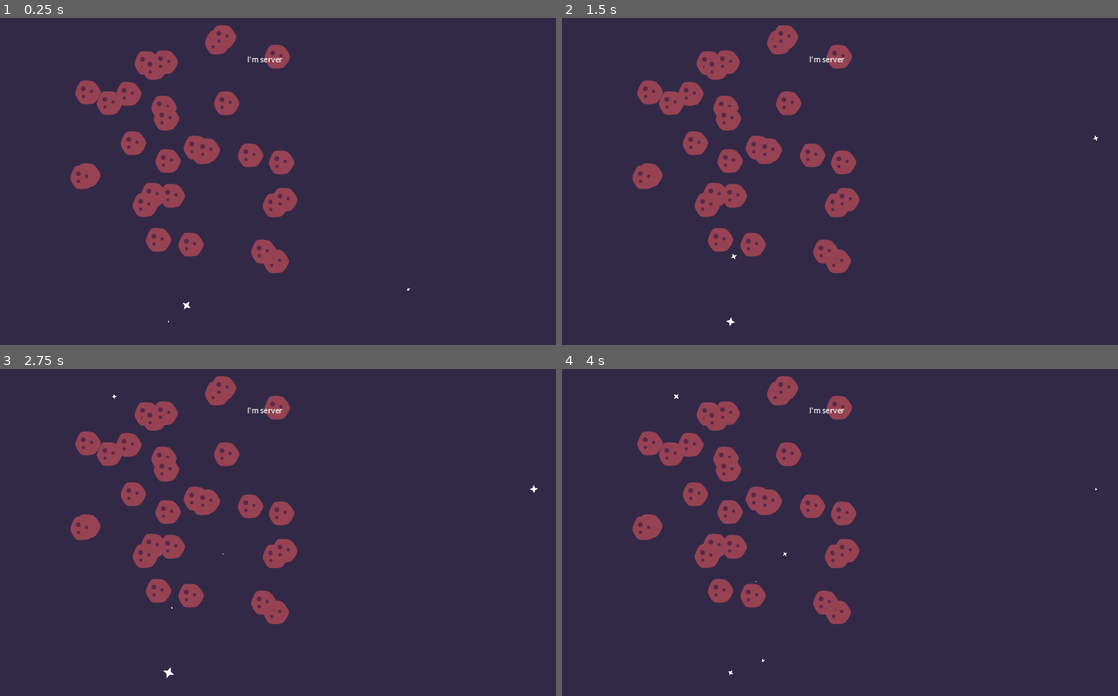
Above: before the commit, frames 1-4 (two rows, left to right).
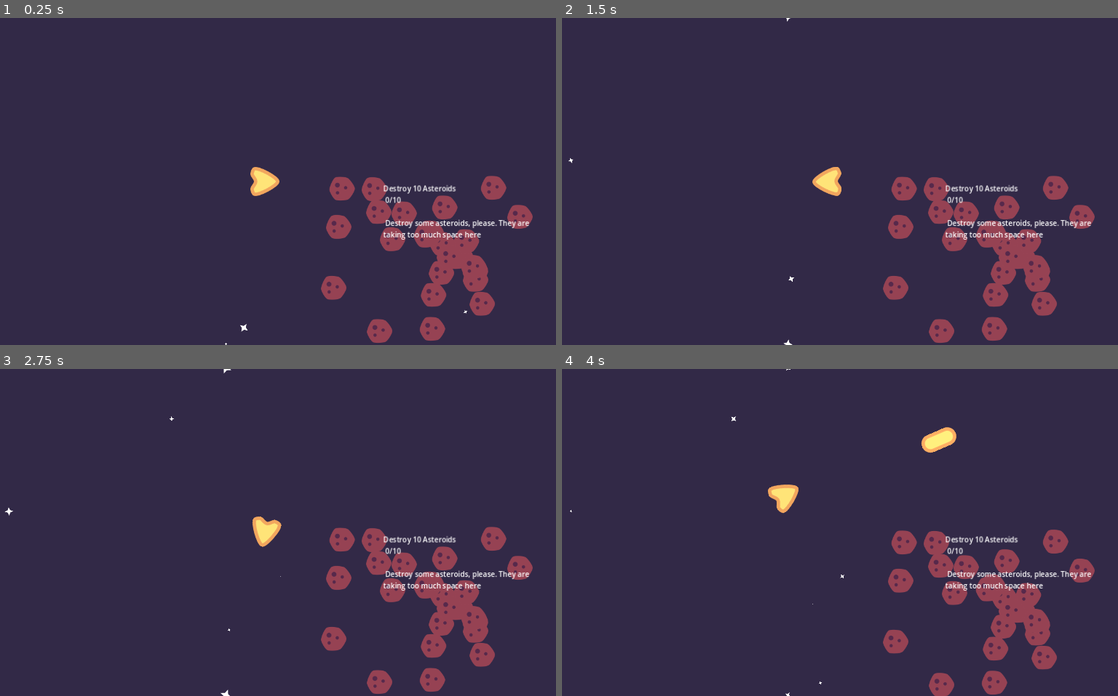
Above: after the commit, the same moments.

Repository: PacktPublishing/The-Essential-Guide-to-Creating-Multiplayer-Games-with-Godot-4.0
Game: Godot game, scene res://09.prototyping-space-adventure/Levels/World.tscn
Two runs of this game, one before a commit and one after it. Both use one fixed random seed, a clock stepped at 60 frames per second and the inputs below. The project has no main scene, so this scene is started directly.
Inputs (mouse positions are in pixels of both pictures, inside the frame that each line leads up to):
- Up to frame 1 (0.25 s): no input
- Up to frame 2 (1.5 s): tap Enter at 0.5 s; move the mouse to (956, 165) at 0.52 s; hold D (move_right) 0.53-1.28 s; tap F (interact) at 0.6, 1.35 s; click (956, 165) at 0.67 s; tap Space (jump) at 0.77 s; move the mouse to (712, 197) at 1.27 s; hold S (move_down) from 1.28 s (still down)
- Up to frame 3 (2.75 s): tap Space (jump) at 1.52 s; move the mouse to (322, 460) at 2.02 s; release S (move_down) at 2.03 s; hold D (move_right) from 2.03 s (still down); tap F (interact) at 2.1 s
- Up to frame 4 (4 s): tap Space (jump) at 2.75, 3.02, 3.77 s; move the mouse to (795, 597) at 2.77 s; release D (move_right) at 2.78 s; hold W (move_up) 2.78-3.53 s; tap F (interact) at 2.85, 3.6 s; click (795, 597) at 2.92 s; move the mouse to (1001, 581) at 3.52 s; hold A (move_left) from 3.53 s (still down)

The runs differ from the first frame. In frame 1, 13% of the frame differs, in the area x 12-96%, y 2-100%; in frame 2, 13%; in frame 3, 13%; in frame 4, 13%, in the area x 1-97%, y 0-100%.

Commit message:
Create starter Topdown Adventure prorotype
This is the project readers should start with, it's the local gameplay version of the previous project

Diff:
--- a/source/09.prototyping-space-adventure/Actors/Player/Player2D.gd
+++ b/source/09.prototyping-space-adventure/Actors/Player/Player2D.gd
@@ -11,21 +11,9 @@
 @onready var camera = $Camera2D
 
 
-@rpc("any_peer", "call_local")
-func setup_multiplayer(player_id):
-	var self_id = multiplayer.get_unique_id()
-	var is_player = self_id == player_id
-	camera.enabled = is_player
-	if is_player:
-		camera.make_current()
-	set_multiplayer_authority(player_id)
-	set_process(is_player)
-	set_physics_process(is_player)
-
-
 func _process(delta):
 	if Input.is_action_pressed(shoot_action):
-		weapon.rpc("fire")
+		weapon.fire()
 
 
 func _physics_process(delta):
--- a/source/09.prototyping-space-adventure/Actors/Player/Player2D.tscn
+++ b/source/09.prototyping-space-adventure/Actors/Player/Player2D.tscn
@@ -12,20 +12,6 @@
 
 [sub_resource type="CircleShape2D" id="CircleShape2D_lehnl"]
 radius = 32.0
-
-[sub_resource type="SceneReplicationConfig" id="SceneReplicationConfig_evc82"]
-properties/0/path = NodePath(".:position")
-properties/0/spawn = true
-properties/0/sync = true
-properties/1/path = NodePath(".:top_level")
-properties/1/spawn = true
-properties/1/sync = true
-properties/2/path = NodePath("Spaceship:position")
-properties/2/spawn = true
-properties/2/sync = true
-properties/3/path = NodePath("Spaceship:rotation")
-properties/3/spawn = true
-properties/3/sync = true
 
 [node name="Player" type="Node2D"]
 script = ExtResource("1_1p2et")
@@ -55,10 +41,6 @@
 [node name="CameraRemoteTransform2D" type="RemoteTransform2D" parent="Spaceship"]
 remote_path = NodePath("../../Camera2D")
 
-[node name="MultiplayerSynchronizer" type="MultiplayerSynchronizer" parent="." groups=["sync"]]
-replication_config = SubResource("SceneReplicationConfig_evc82")
-visibility_update_mode = 1
-
 [node name="Camera2D" type="Camera2D" parent="."]
 position_smoothing_enabled = true
 drag_horizontal_enabled = true
--- a/source/09.prototyping-space-adventure/Levels/World.gd
+++ b/source/09.prototyping-space-adventure/Levels/World.gd
@@ -1,37 +1,13 @@
 extends Node
 
+@onready var asteroid_spawner = $Asteroids
+@onready var player_spawner = $Players
 
 func _ready():
-	if not is_multiplayer_authority():
-		await(get_tree().create_timer(0.1).timeout)
-		rpc_id(1, "create_spaceship")
-		rpc_id(1, "sync_world")
-	else:
-		for i in 30:
-			var asteroid = $Asteroids.spawn()
-			asteroid.global_position += Vector2.RIGHT.rotated(randf_range(0, TAU)) * randf_range(-300, 300)
+	for i in 30:
+		asteroid_spawner.spawn()
+	create_spaceship()
 
 
-# Server
-@rpc("any_peer", "call_remote")
 func create_spaceship():
-	var player_id = multiplayer.get_remote_sender_id()
-	var spaceship = preload("res://09.prototyping-space-adventure/Actors/Player/Player2D.tscn").instantiate()
-	spaceship.name = str(player_id)
-	$Players.add_child(spaceship)
-	await(get_tree().create_timer(0.1).timeout)
-	spaceship.rpc("setup_multiplayer", player_id)
-
-
-# Server
-@rpc("any_peer", "call_local")
-func sync_world():
-	var player_id = multiplayer.get_remote_sender_id()
-	get_tree().call_group("sync", "set_visibility_for", player_id, true)
-	Quests.rpc_id(player_id, "retrieve_quests")
-
-
-# Call locally when the MultiplayerSpawner creates a new Node
-func _on_player_spawner_spawned(node):
-	if node.has_method("setup_multiplayer"):
-		node.rpc("setup_multiplayer", int(str(node.name)))
+	player_spawner.spawn()
--- a/source/09.prototyping-space-adventure/Levels/World.tscn
+++ b/source/09.prototyping-space-adventure/Levels/World.tscn
@@ -2,18 +2,11 @@
 
 [ext_resource type="Script" path="res://09.prototyping-space-adventure/Levels/World.gd" id="1_4v41m"]
 [ext_resource type="PackedScene" uid="uid://ctg86xypep676" path="res://09.prototyping-space-adventure/Recipes/Spawner/Spawner2D.tscn" id="2_not0y"]
+[ext_resource type="PackedScene" uid="uid://cv00gxfi4qouw" path="res://09.prototyping-space-adventure/Recipes/Spawner/RadialSpawner2d.tscn" id="2_yodqh"]
 [ext_resource type="PackedScene" uid="uid://ixmsjsthni07" path="res://09.prototyping-space-adventure/Objects/Asteroid/Asteroid.tscn" id="3_c1w0w"]
-[ext_resource type="PackedScene" uid="uid://bgqhmuqytc84e" path="res://09.prototyping-space-adventure/Authentication.tscn" id="4_vs03a"]
+[ext_resource type="PackedScene" uid="uid://b230ar4eqdp0p" path="res://09.prototyping-space-adventure/Actors/Player/Player2D.tscn" id="4_iadtc"]
 [ext_resource type="PackedScene" uid="uid://cv516c45jx5rx" path="res://09.prototyping-space-adventure/Quests/QuestPanel.tscn" id="5_tt3bh"]
 [ext_resource type="Texture2D" uid="uid://bg1omk7qhoi2j" path="res://09.prototyping-space-adventure/Levels/Star.svg" id="6_qxfj5"]
-
-[sub_resource type="GDScript" id="GDScript_675aw"]
-script/source = "extends Label
-
-
-func _ready():
-	visible = multiplayer.get_unique_id() == 1
-"
 
 [sub_resource type="Curve" id="Curve_xtohv"]
 _data = [Vector2(0, 0), 0.0, 0.0, 0, 0, Vector2(0.5, 1), 0.0, 0.0, 0, 0, Vector2(1, 0), 0.0, 0.0, 0, 0]
@@ -40,32 +33,13 @@
 [node name="Main" type="Node"]
 script = ExtResource("1_4v41m")
 
-[node name="Asteroids" parent="." instance=ExtResource("2_not0y")]
-position = Vector2(508, 296)
+[node name="Asteroids" parent="." instance=ExtResource("2_yodqh")]
+position = Vector2(640, 360)
 spawn_scene = ExtResource("3_c1w0w")
 
-[node name="Players" type="Marker2D" parent="."]
-
-[node name="Authentication" parent="." instance=ExtResource("4_vs03a")]
-
-[node name="AsteroidsSpawner" type="MultiplayerSpawner" parent="."]
-_spawnable_scenes = PackedStringArray("res://09.prototyping-space-adventure/Objects/Asteroid/Asteroid.tscn")
-spawn_path = NodePath("../Asteroids")
-
-[node name="PlayerSpawner" type="MultiplayerSpawner" parent="."]
-_spawnable_scenes = PackedStringArray("res://09.prototyping-space-adventure/Actors/Player/Player2D.tscn")
-spawn_path = NodePath("../Players")
-
-[node name="Label" type="Label" parent="."]
-visible = false
-anchors_preset = 10
-anchor_right = 1.0
-offset_top = 80.0
-offset_bottom = 106.0
-grow_horizontal = 2
-text = "I'm server"
-horizontal_alignment = 1
-script = SubResource("GDScript_675aw")
+[node name="Players" parent="." instance=ExtResource("2_not0y")]
+position = Vector2(220, 196)
+spawn_scene = ExtResource("4_iadtc")
 
 [node name="InterfaceCanvasLayer" type="CanvasLayer" parent="."]
 layer = 2
@@ -109,5 +83,3 @@
 texture = ExtResource("6_qxfj5")
 lifetime = 8.0
 preprocess = 4.0
-
-[connection signal="spawned" from="PlayerSpawner" to="." method="_on_player_spawner_spawned"]
--- a/source/09.prototyping-space-adventure/Objects/Asteroid/Asteroid.gd
+++ b/source/09.prototyping-space-adventure/Objects/Asteroid/Asteroid.gd
@@ -18,7 +18,7 @@
 
 
 @rpc("any_peer", "call_local")
-func damage_taken(damage):
+func apply_damage(damage):
 	health -= damage
 	if health < 1:
 		rpc("explode")
@@ -27,7 +27,7 @@
 
 
 func _on_hurt_area_2d_damage_taken(damage):
-	rpc_id(1, "damage_taken", damage)
+	rpc_id(1, "apply_damage", damage)
 
 
 func _on_animation_player_animation_finished(anim_name):
--- a/source/09.prototyping-space-adventure/Objects/Asteroid/Asteroid.tscn
+++ b/source/09.prototyping-space-adventure/Objects/Asteroid/Asteroid.tscn
@@ -233,17 +233,6 @@
 [sub_resource type="PhysicsMaterial" id="PhysicsMaterial_l1uus"]
 bounce = 0.2
 
-[sub_resource type="CircleShape2D" id="CircleShape2D_vwcgq"]
-radius = 29.0172
-
-[sub_resource type="SceneReplicationConfig" id="SceneReplicationConfig_0bcmk"]
-properties/0/path = NodePath(".:position")
-properties/0/spawn = true
-properties/0/sync = true
-properties/1/path = NodePath(".:top_level")
-properties/1/spawn = true
-properties/1/sync = true
-
 [node name="Asteroid" type="Node2D"]
 process_priority = -1
 material = ExtResource("1_6nhu5")
@@ -269,34 +258,19 @@
 team = 2
 
 [node name="CollisionShape2D" type="CollisionShape2D" parent="HitArea2D"]
-visible = false
 shape = SubResource("7")
 
 [node name="HurtArea2D" parent="." instance=ExtResource("3")]
 team = 2
 
 [node name="CollisionShape2D" type="CollisionShape2D" parent="HurtArea2D"]
-visible = false
 shape = SubResource("3")
 
 [node name="StaticBody2D" type="StaticBody2D" parent="."]
 physics_material_override = SubResource("PhysicsMaterial_l1uus")
 
 [node name="CollisionShape2D" type="CollisionShape2D" parent="StaticBody2D"]
-visible = false
 shape = SubResource("3")
-
-[node name="HitArea2D2" parent="." instance=ExtResource("1")]
-damage = 3
-
-[node name="CollisionShape2D" type="CollisionShape2D" parent="HitArea2D2"]
-visible = false
-shape = SubResource("CircleShape2D_vwcgq")
-disabled = true
-
-[node name="MultiplayerSynchronizer" type="MultiplayerSynchronizer" parent="." groups=["sync"]]
-replication_config = SubResource("SceneReplicationConfig_0bcmk")
-public_visibility = false
 
 [node name="QuestProgress" parent="." instance=ExtResource("6_ocy4h")]
 
--- a/source/09.prototyping-space-adventure/Objects/Weapon/Weapon2D.gd
+++ b/source/09.prototyping-space-adventure/Objects/Weapon/Weapon2D.gd
@@ -13,5 +13,5 @@
 func fire():
 	if timer.is_stopped():
 		animation_player.play("fire")
-		var bullet = spawner.spawn(bullet_scene)
+		spawner.spawn(bullet_scene)
 		timer.start(1.0 / fire_rate)
--- /dev/null
+++ b/source/09.prototyping-space-adventure/Quests/PlayerProgress.json
@@ -0,0 +1,6 @@
+{
+  "asteroid_1": {
+	"completed": false,
+	"progress": 0
+  }
+}
--- a/source/09.prototyping-space-adventure/Quests/PlayerProgressDatabase.json
+++ /dev/null
@@ -1,14 +0,0 @@
-{
-   "user1":{
-	  "asteroid_1":{
-		 "completed":false,
-		 "progress":0
-	  }
-   },
-   "user2":{
-	  "asteroid_1":{
-		 "completed":true,
-		 "progress":10
-	  }
-   }
-}
--- a/source/09.prototyping-space-adventure/Quests/QuestDatabase.gd
+++ b/source/09.prototyping-space-adventure/Quests/QuestDatabase.gd
@@ -1,128 +1,72 @@
 extends Node
+
+@export_file("QuestDatabase.json") var quest_database_file_path = "res://09.prototyping-space-adventure/Quests/QuestDatabase.json"
+@export_file("PlayerProgress.json") var player_progress_file_path = "res://09.prototyping-space-adventure/Quests/PlayerProgress.json"
 
 
 var quest_database = {}
-var player_database = {}
+var progress_database = {}
 
 func _ready():
-	if multiplayer.get_unique_id() == 1:
-		load_database()
+	load_database()
 
 
-func _notification(what):
-	if what == NOTIFICATION_WM_CLOSE_REQUEST:
-		if multiplayer.get_unique_id() == 1:
-			store_progress()
+func _notification(notification):
+	if notification == NOTIFICATION_WM_CLOSE_REQUEST:
+		store_database()
 
 
 func load_database():
-	var quest_database_file = FileAccess.open("res://09.prototyping-space-adventure/Quests/QuestDatabase.json", FileAccess.READ)
+	var quest_database_file = FileAccess.open(quest_database_file_path, FileAccess.READ)
 	quest_database = JSON.parse_string(quest_database_file.get_as_text())
 	quest_database_file.close()
-	var player_database_file = FileAccess.open("res://09.prototyping-space-adventure/Quests/PlayerProgressDatabase.json", FileAccess.READ)
-	player_database = JSON.parse_string(player_database_file.get_as_text())
-	player_database_file.close()
+	var progress_database_file = FileAccess.open(player_progress_file_path, FileAccess.READ)
+	progress_database = JSON.parse_string(progress_database_file.get_as_text())
+	progress_database_file.close()
 
 
-func request_quest_data(quest_id):
-	rpc_id(1, "get_quest_data", quest_id)
+func store_database():
+	var progress_database_json = JSON.stringify(progress_database)
+	var progress_database_file = FileAccess.open(player_progress_file_path, FileAccess.WRITE)
+
+	progress_database_file.store_string(progress_database_json)
+	progress_database_file.close()
 
 
-func request_player_data(player_id):
-	rpc_id(1, "get_player_data", player_id)
-
-
-# Client
-@rpc("authority", "call_remote")
-func add_quest_data(quest_id, quest_data):
-	quest_database[quest_id] = quest_data
-
-
-# Client
-@rpc("authority", "call_remote")
-func add_player_data(player_id, player_data):
-	player_database[player_id] = player_data
-
-
-# Server
-@rpc("any_peer", "call_remote")
-func get_quest_data(quest_id):
-	if not is_multiplayer_authority():
-		return
-	var requester_id = multiplayer.get_remote_sender_id()
-	var quest_data = quest_database[quest_id]
-	rpc_id(requester_id, "add_quest_data", quest_id, quest_data)
-	return quest_data
-
-
-# Server
-@rpc("any_peer", "call_remote")
-func get_player_data(player_id):
-	if not is_multiplayer_authority():
-		return
-	var requester_id = multiplayer.get_remote_sender_id()
-	var player_data = player_database[player_id]
-	rpc_id(requester_id, "add_quest_data", player_id, player_data)
-	return player_data
-
-
-@rpc("any_peer", "call_remote")
-func get_player_quests(player_id):
-	if not is_multiplayer_authority():
-		return
-	var requester_id = multiplayer.get_remote_sender_id()
-	var quest_data = {}
-	for quest in player_database[player_id]:
+func get_player_quests():
+	var quests = {}
+	for quest in progress_database:
+		var quest_data = {}
 		quest_data["id"] = quest
 		quest_data["title"] = get_title(quest)
 		quest_data["description"] = get_description(quest)
 		quest_data["target_amount"] = get_target_amount(quest)
-		quest_data["current_amount"] = get_progress(player_id, quest)
-		quest_data["completed"] = get_completion(player_id, quest)
-		Quests.rpc_id(requester_id, "create_quest", quest_data)
+		quest_data["current_amount"] = get_progress(quest)
+		quest_data["completed"] = get_completion(quest)
+		quests[quest] = quest_data
+	return quests
 
 
-@rpc("any_peer", "call_remote")
 func update_player_progress(player_id, quest_id, current_amount, completed):
-	if not is_multiplayer_authority():
-		return
-	player_database[player_id][quest_id]["progress"] = current_amount
-	player_database[player_id][quest_id]["completed"] = completed
-
-
-func store_progress():
-	var player_database_json = JSON.stringify(player_database)
-	var player_database_file = FileAccess.open("res://09.prototyping-space-adventure/Quests/PlayerProgressDatabase.json", FileAccess.WRITE)
-
-	player_database_file.store_string(player_database_json)
-	player_database_file.close()
+	progress_database[player_id][quest_id]["progress"] = current_amount
+	progress_database[player_id][quest_id]["completed"] = completed
 
 
 func get_title(quest_id):
-	if not quest_database.has(quest_id):
-		request_quest_data(quest_id)
 	return quest_database[quest_id]["title"]
 
 
 func get_description(quest_id):
-	if not quest_database.has(quest_id):
-		request_quest_data(quest_id)
 	return quest_database[quest_id]["description"]
 
 
 func get_target_amount(quest_id):
-	if not quest_database.has(quest_id):
-		request_quest_data(quest_id)
 	return quest_database[quest_id]["target_amount"]
 
 
-func get_progress(player_id, quest_id):
-	if not player_database.has(player_id):
-		request_player_data(player_id)
-	return player_database[player_id][quest_id]["progress"]
+func get_progress(quest_id):
+	return progress_database[quest_id]["progress"]
 
 
-func get_completion(player_id, quest_id):
-	if not player_database.has(player_id):
-		request_player_data(player_id)
-	return player_database[player_id][quest_id]["completed"]
+func get_completion(quest_id):
+	return progress_database[quest_id]["completed"]
--- a/source/09.prototyping-space-adventure/Quests/QuestPanel.gd
+++ b/source/09.prototyping-space-adventure/Quests/QuestPanel.gd
@@ -3,6 +3,7 @@
 
 func _ready():
 	Quests.quest_created.connect(add_quest)
+	Quests.retrieve_quests()
 
 
 func add_quest(quest):
--- a/source/09.prototyping-space-adventure/Quests/QuestProgress.gd
+++ b/source/09.prototyping-space-adventure/Quests/QuestProgress.gd
@@ -3,4 +3,4 @@
 @export var quest_id = "asteroid_1"
 
 func increase_progress():
-	Quests.increase_quest_progress(quest_id)
+	Quests.increase_quest_progress(quest_id, 1)
--- a/source/09.prototyping-space-adventure/Quests/QuestProgress.tscn
+++ b/source/09.prototyping-space-adventure/Quests/QuestProgress.tscn
@@ -4,3 +4,4 @@
 
 [node name="QuestProgress" type="Node"]
 script = ExtResource("1_aj6s4")
+quest_id = null
--- a/source/09.prototyping-space-adventure/Quests/QuestSingleton.gd
+++ b/source/09.prototyping-space-adventure/Quests/QuestSingleton.gd
@@ -6,13 +6,12 @@
 var quests = {}
 
 
-@rpc("authority", "call_remote")
 func retrieve_quests():
-	if not multiplayer.get_unique_id() == 1:
-		QuestDatabase.rpc_id(1, "get_player_quests", AuthenticationCredentials.user)
+	var player_quests = QuestDatabase.get_player_quests()
+	for quest in player_quests:
+		create_quest(player_quests[quest])
 
 
-@rpc("authority", "call_remote")
 func create_quest(quest_data):
 	var quest = quest_scene.instantiate()
 	quest.id = quest_data["id"]
@@ -26,11 +25,11 @@
 	quest_created.emit(quest)
 
 
-func increase_quest_progress(quest_id):
+func increase_quest_progress(quest_id, amount):
 	if not quest_id in quests.keys():
 		return
 	var quest = quests[quest_id]
-	quest.current_amount += 1
+	quest.current_amount += amount
 	QuestDatabase.rpc_id(1, "update_player_progress", AuthenticationCredentials.user, quest_id, quest.current_amount, quest.completed)
 
 
--- /dev/null
+++ b/source/09.prototyping-space-adventure/Recipes/Spawner/RadialSpawner2d.gd
@@ -0,0 +1,12 @@
+extends Spawner2D
+
+
+@export var radius = 300.0
+@export var min_angle = PI
+@export var max_angle = TAU
+
+func spawn(reference = spawn_scene):
+	var spawnling = super(reference)
+
+	var radial_offset = Vector2.RIGHT.rotated(randf_range(min_angle, max_angle)) * randf_range(-radius, radius)
+	spawnling.global_position += radial_offset
--- /dev/null
+++ b/source/09.prototyping-space-adventure/Recipes/Spawner/RadialSpawner2d.tscn
@@ -0,0 +1,10 @@
+[gd_scene load_steps=3 format=3 uid="uid://cv00gxfi4qouw"]
+
+[ext_resource type="PackedScene" uid="uid://ctg86xypep676" path="res://09.prototyping-space-adventure/Recipes/Spawner/Spawner2D.tscn" id="1_8uasi"]
+[ext_resource type="Script" path="res://09.prototyping-space-adventure/Recipes/Spawner/RadialSpawner2d.gd" id="2_npip5"]
+
+[node name="RadialSpawner2D" instance=ExtResource("1_8uasi")]
+script = ExtResource("2_npip5")
+radius = 300.0
+min_angle = 3.14159
+max_angle = 6.28319
Not shown: 1 places in source/09.prototyping-space-adventure/Actors/Player/Player2D.tscn that only renumber resources
Not shown: 1 places in source/09.prototyping-space-adventure/Objects/Asteroid/Asteroid.tscn that only renumber resources
